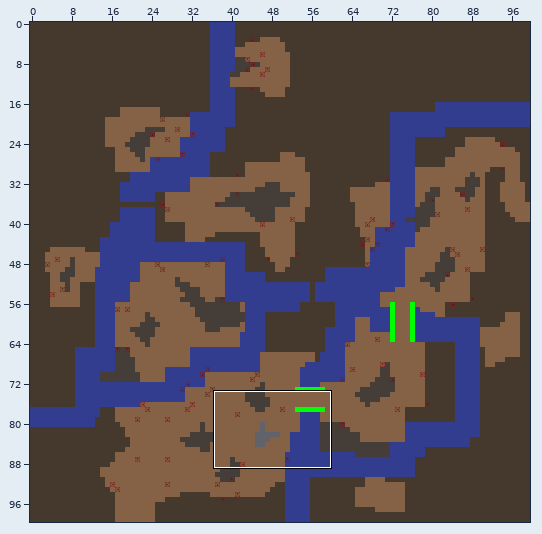
Level history. Tiled map (JSON): assets/Tiled/RockPlain.json. Above, an overview of the earlier version with the close-up marked.
Close-up. Before the commit:
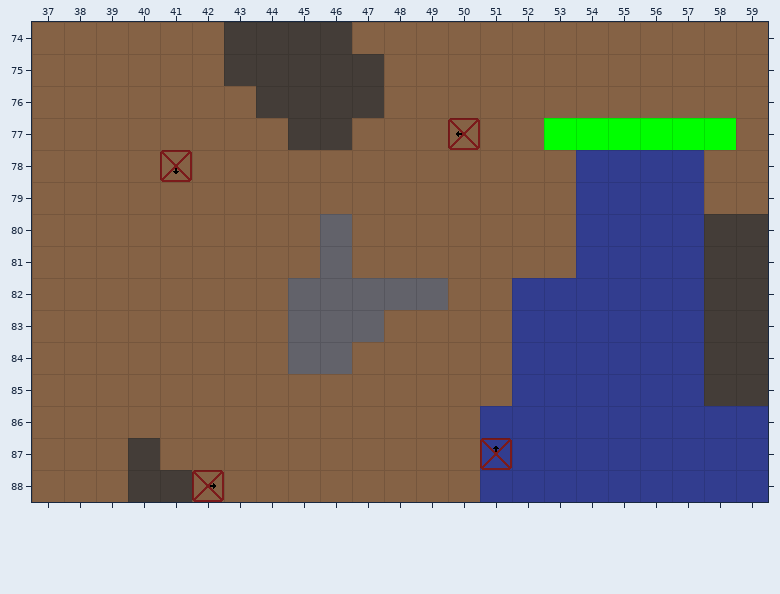
Cells are 32x32 px. Shown: x 37..59, y 74..88.
Once edited:
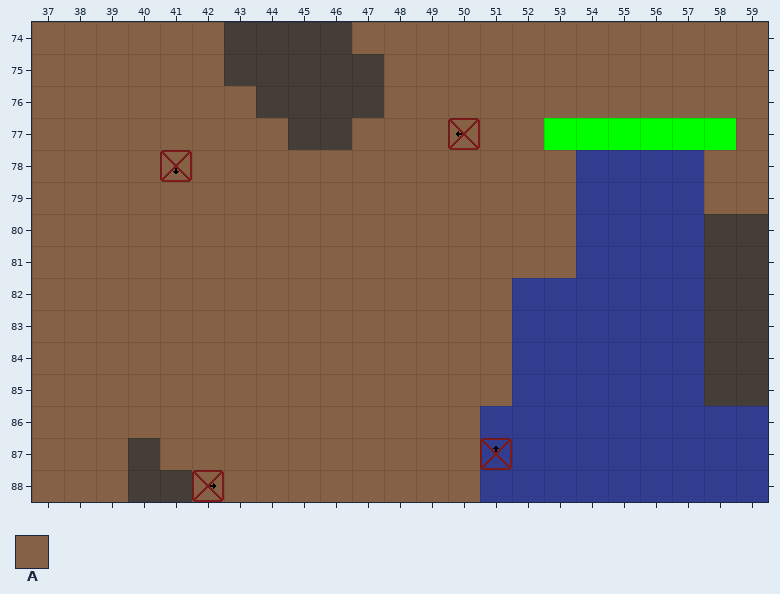
Key: from "Tileset_PlaceHolder": A 351.
_ is an empty cell.
Diff:
Layer "Bordure":
Tile A now appears in rows 80 to 81 at x 46; in row 82 at x 45 to 49; in row 83 at x 45 to 47; in row 84 at x 45 to 46.
Boxes around the changes in both close-ups, in picture pixels (x1, y1, x2, y2):
added: (288, 214, 448, 374)
